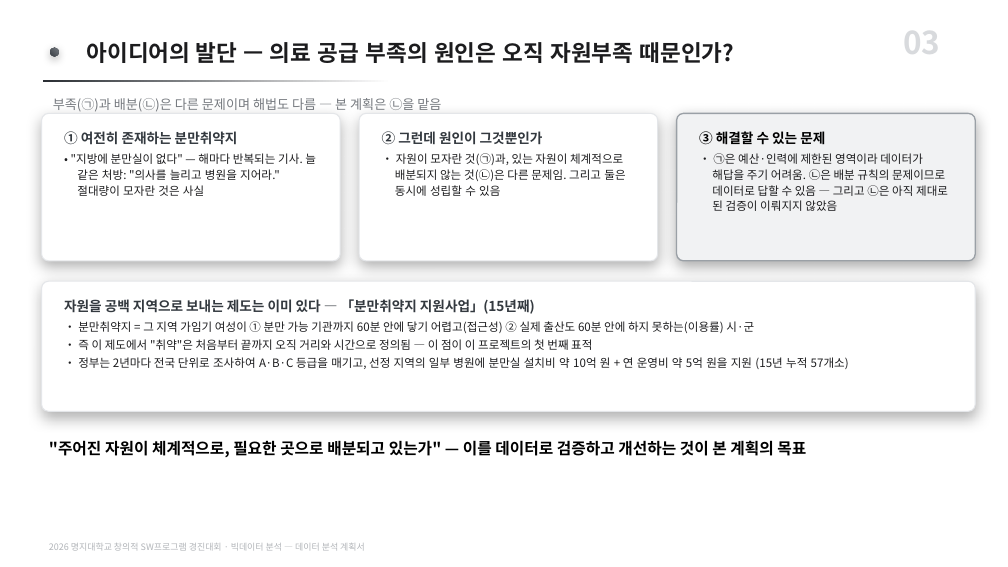
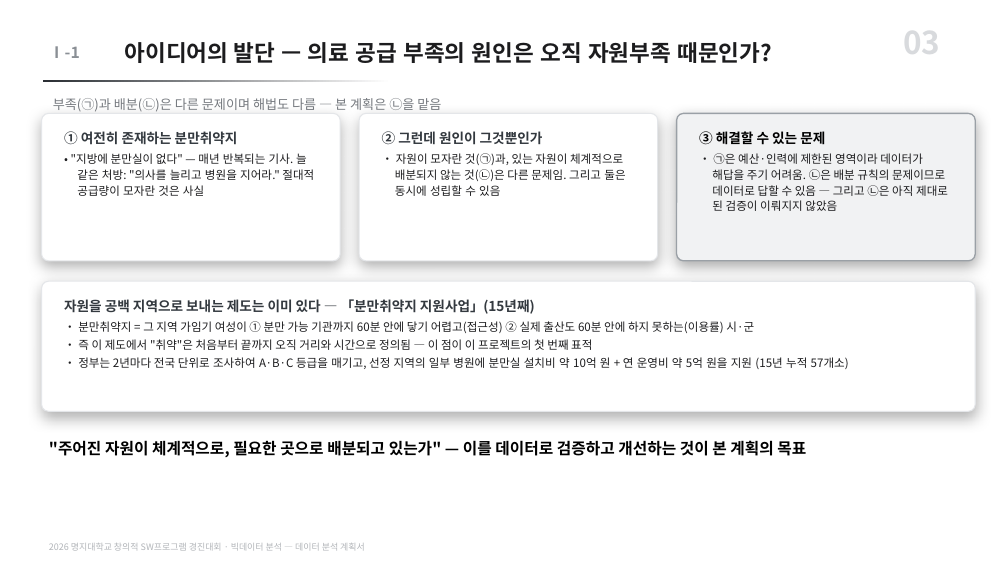
Before and after one commit to karvvan/maternity-care-policy-audit, a slide deck: slide 3 of 04_제출물/데이터분석_계획서.pptx. Drawn at 1008x567 pixels with LibreOffice and Linux fonts; fonts in the diff are those of the drawing. Boxes give left, top, right and bottom in pixels: in the first picture for what was removed or moved away, otherwise in the second. Text is boxed around its words. In the diff, an @@ line names an element or a change of style, - is before the commit and + after.

```diff
--- a/04_제출물/데이터분석_계획서.pptx
+++ b/04_제출물/데이터분석_계획서.pptx
@@ text added at (x1=49, y1=46, x2=80, y2=58), 15 pt, text #8A8F95, bold @@
+Ⅰ-1
@@ rounded rectangle removed at (x1=50, y1=48, x2=58, y2=56) @@
@@ text "아이디어의 발단 — 의료 공급 ..." moved from (x1=87, y1=42, x2=735, y2=63) to (x1=125, y1=42, x2=772, y2=63) @@
@@ text at (x1=71, y1=153, x2=314, y2=196): text changed @@
-• "지방에 분만실이 없다" — 해마다 반복되는 기사. 늘 같은 처방: "의사를 늘리고 병원을 지어라." 절대량이 모자란 것은 사실
+• "지방에 분만실이 없다" — 매년 반복되는 기사. 늘 같은 처방: "의사를 늘리고 병원을 지어라." 절대적 공급량이 모자란 것은 사실
```
Also in this commit, not shown: 11 other slides changed, 5 other files.
